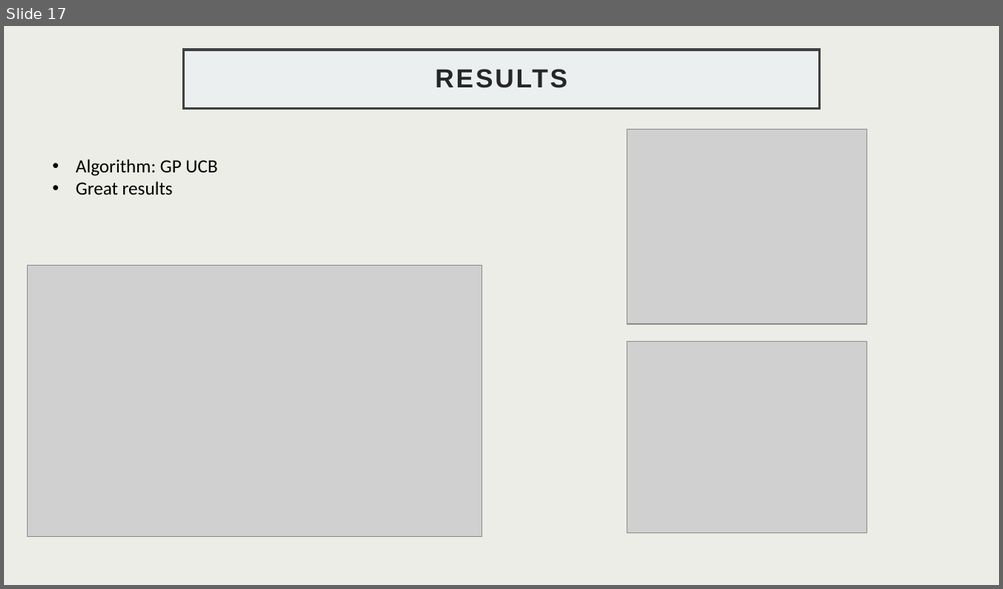
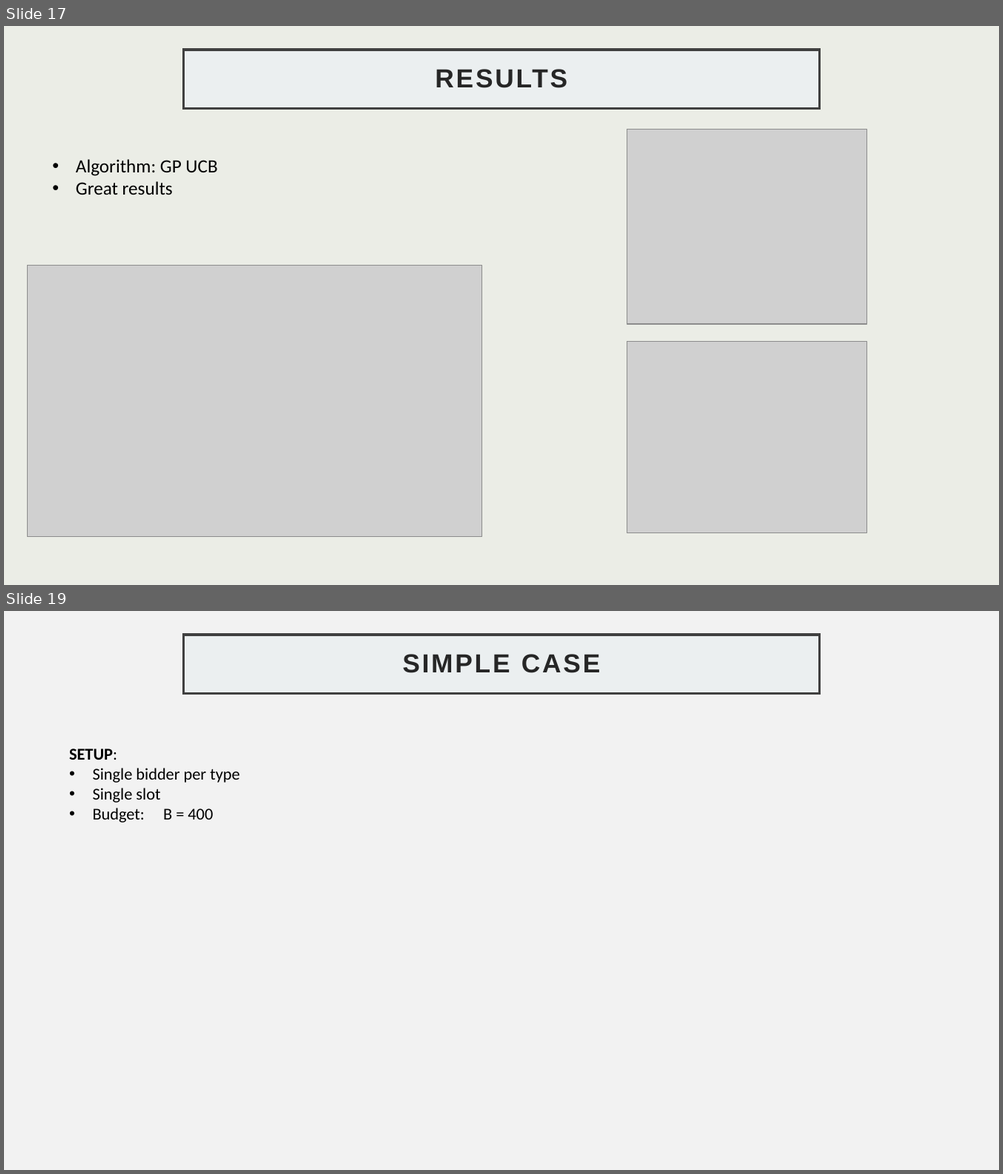
Before and after one commit to GabriFarace/OLA-project, a slide deck: SLIDES.pptx. Shown one above the other, each under a label of ours: slide 17 before the commit, slides 17 and 19 after it; the slides between them are not shown. The pictures are 1003x589 and 1003x1174 pixels, drawn with LibreOffice and Linux fonts; fonts in the diff are those of the drawing; grey boxes stand for pictures. Boxes give left, top, right and bottom in pixels: in the first picture for what was removed or moved away, otherwise in the second. Text is boxed around its words. In the diff, an @@ line names an element or a change of style, - is before the commit and + after.

```diff
--- a/SLIDES.pptx
+++ b/SLIDES.pptx
@@ slide 19 added at [4,611,999,1170], background #F2F2F2 @@
@@ title added at [183,635,819,694], fill #EBEFF0, outline #404040 2.5 pt, 25.2 pt, text #262626, bold @@
+SIMPLE CASE
@@ text added at [69,749,239,823], 16 pt, text #000000 @@
+SETUP:
+• Single bidder per type
+• Single slot
+• Budget: B = 400
```
Also in this commit, not shown: 5 other slides added.
